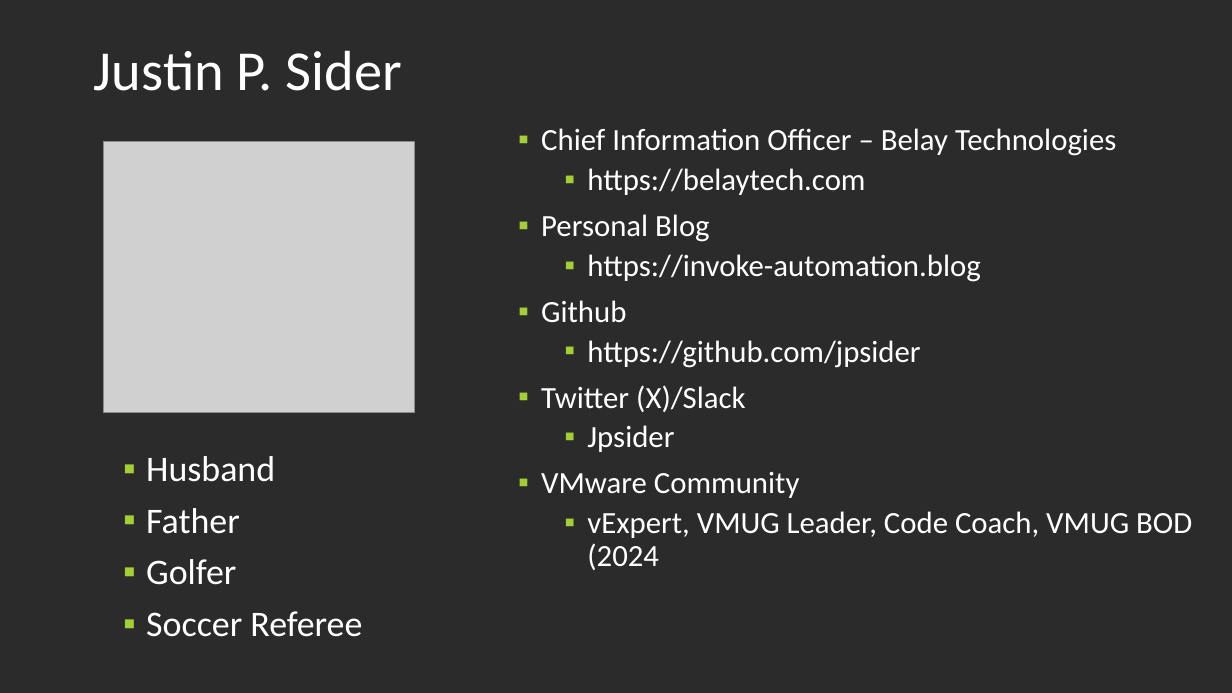
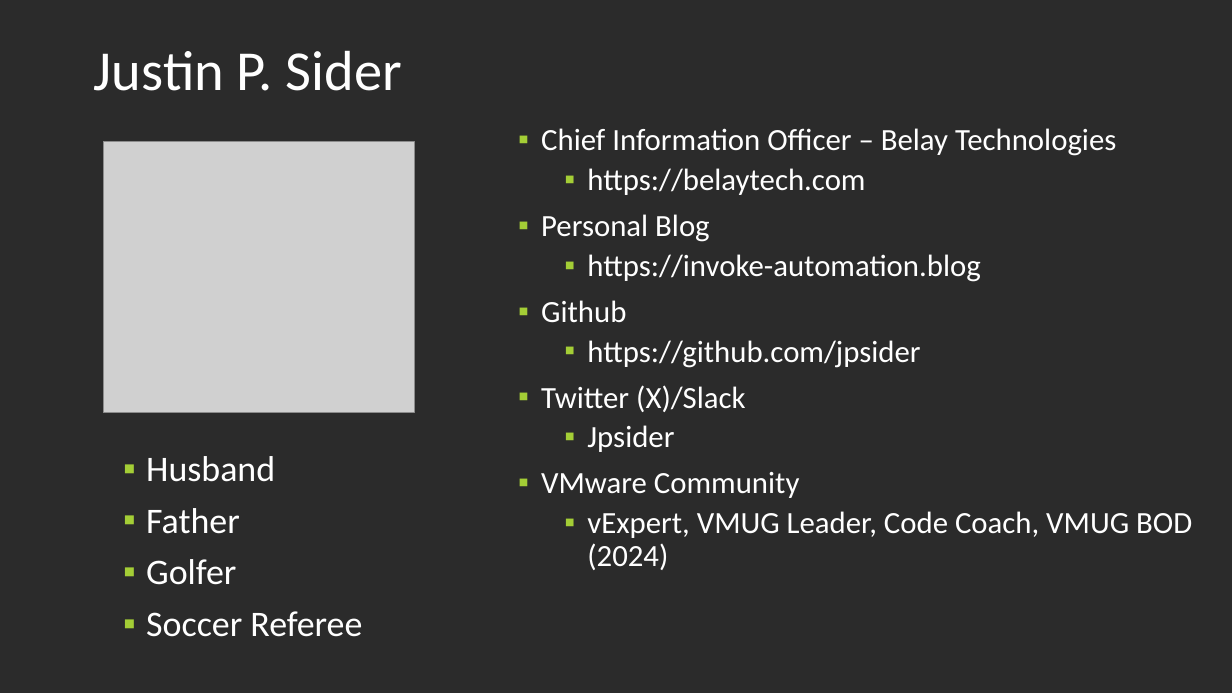
Before and after one commit to jpsider/Invoke-Automation, a slide deck: slide 3 of Powercli/PDX_VMUG_2023/UserCon-PPT-2023.pptx. Drawn at 1232x693 pixels with LibreOffice and Linux fonts; fonts in the diff are those of the drawing; grey boxes stand for pictures; background and template pictures are left out; a plain dark background stands for a picture behind light text. Boxes give left, top, right and bottom in pixels: in the first picture for what was removed or moved away, otherwise in the second. Text is boxed around its words. In the diff, an @@ line names an element or a change of style, - is before the commit and + after.

```diff
--- a/Powercli/PDX_VMUG_2023/UserCon-PPT-2023.pptx
+++ b/Powercli/PDX_VMUG_2023/UserCon-PPT-2023.pptx
@@ text at (x1=587, y1=511, x2=1192, y2=570): text changed @@
-  ▪ vExpert, VMUG Leader, Code Coach, VMUG BOD (2024
+  ▪ vExpert, VMUG Leader, Code Coach, VMUG BOD (2024)
```
Also in this commit, not shown: 10 other slides changed, 3 slides added, 3 slides removed, 1 other file.
